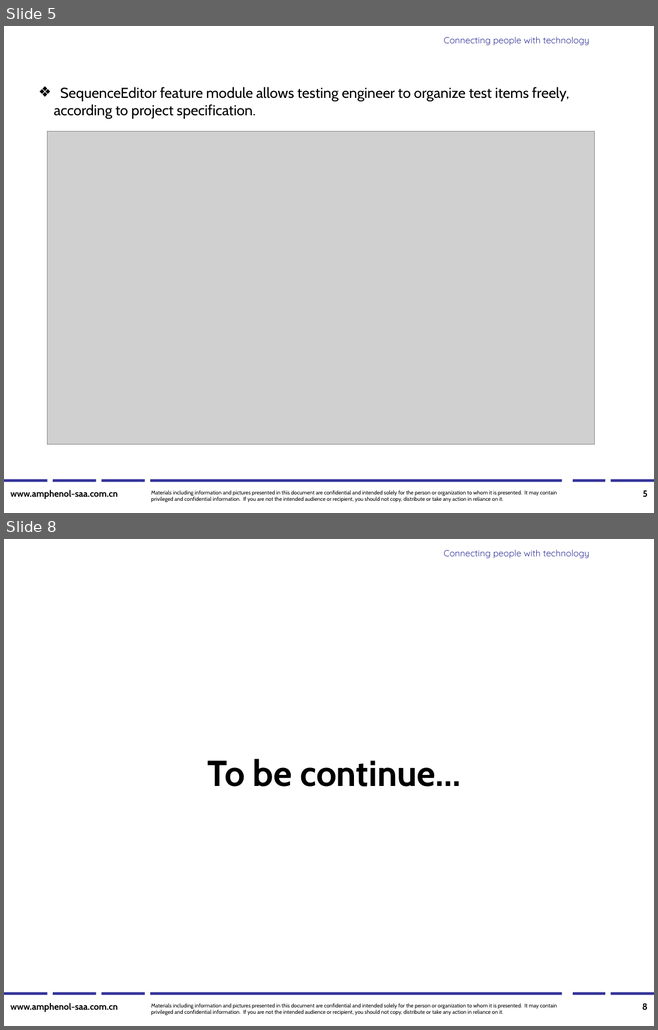
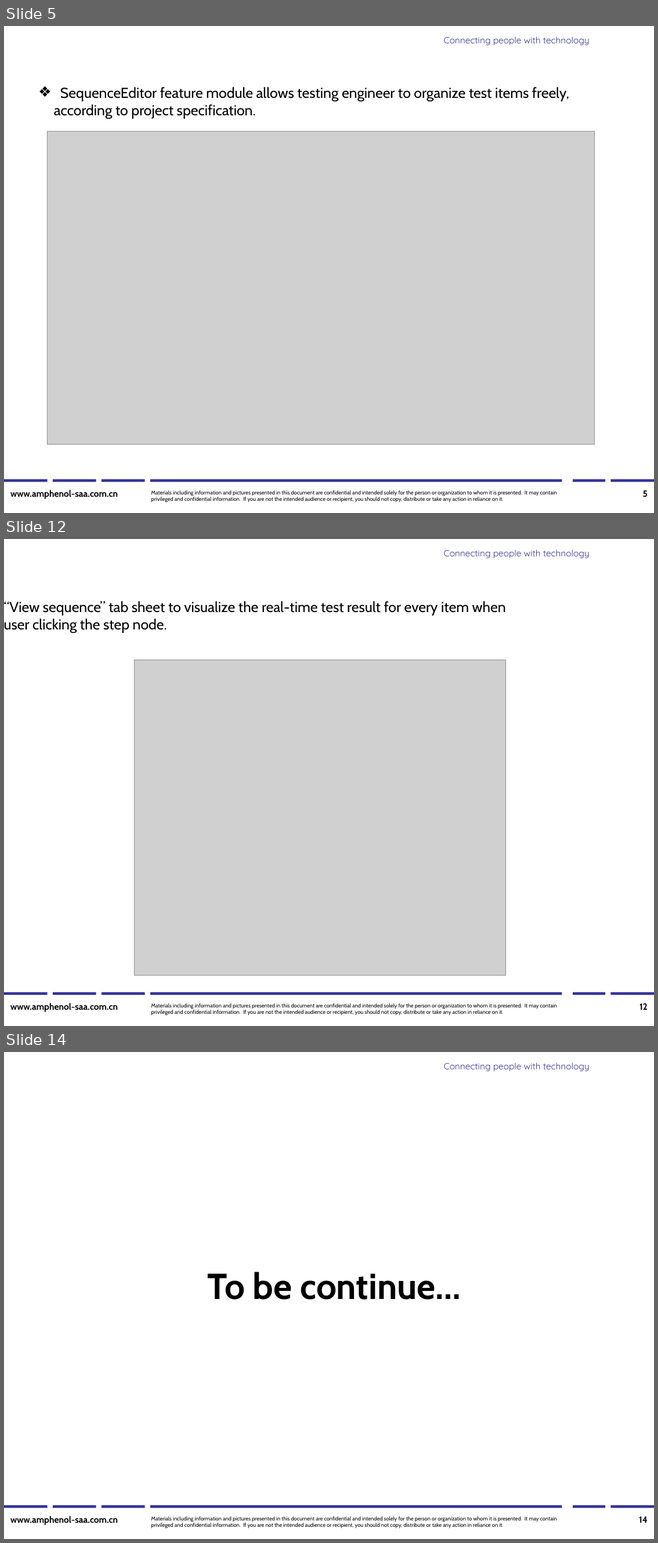
Before and after one commit to Frederick-Hsu/AUPS, a slide deck: AUPS/AUPS software system description.ppt. Shown one above the other, each under a label of ours: slides 5 and 8 before the commit, slides 5, 12 and 14 after it; the slides between them are not shown. The pictures are 658x1030 and 658x1543 pixels, drawn with LibreOffice and Linux fonts; fonts in the diff are those of the drawing; grey boxes stand for pictures; background and template pictures are left out. Boxes give left, top, right and bottom in pixels: in the first picture for what was removed or moved away, otherwise in the second. Text is boxed around its words. In the diff, an @@ line names an element or a change of style, - is before the commit and + after.

```diff
--- a/AUPS/AUPS software system description.ppt
+++ b/AUPS/AUPS software system description.ppt
@@ slide 12 added at <box>4,539,654,1026</box>, background #FFFFFF; not listed: 10 template elements that a slide beside it also shows @@
@@ text added at <box>4,601,506,633</box>, 16 pt, text #000000 @@
+“View sequence” tab sheet to visualize the real-time test result for every item when
+user clicking the step node.
@@ picture added at <box>134,660,506,976</box> @@
@@ page number added at <box>639,1004,647,1010</box>, 10 pt, text #000000, bold @@
+12
@@ what was slide 8 is now slide 14 @@
@@ page number at <box>639,1517,647,1523</box>: text changed @@
-8
+14
```
Also in this commit, not shown: 6 other slides added, 1 slide removed.
